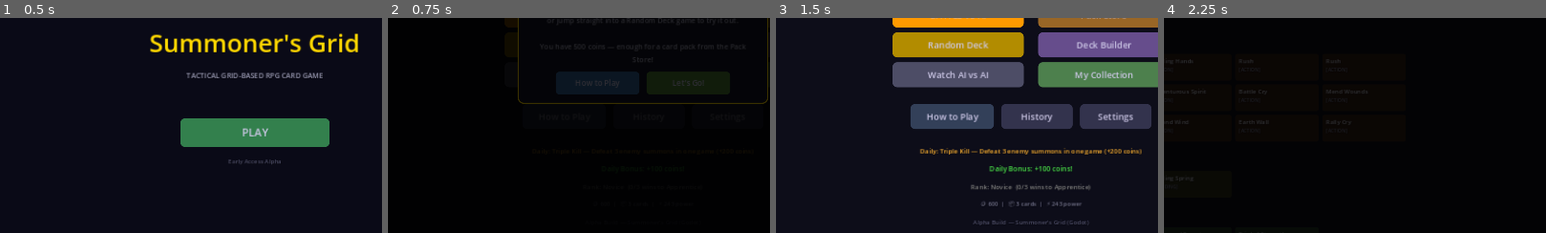
Above: before the commit, frames 1-4 (left to right).
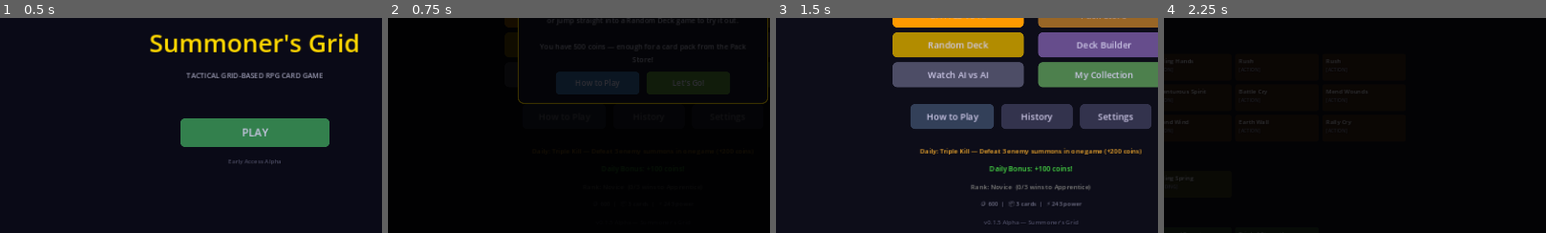
Above: after the commit, the same moments.

Repository: look-itsaxiom/summoners-grid
Game: Godot game, scene res://scenes/login.tscn
The game is run twice, just before and just after one commit, with the same random seed, the same clock (stepped at 60 frames per second) and the same inputs.
Inputs:
- Up to frame 1 (0.5 s): no input
- Up to frame 2 (0.75 s): click "PLAY" at 0.5 s
- Up to frame 3 (1.5 s): click "Let's Go!" at 1.25 s
- Up to frame 4 (2.25 s): click "BATTLE VS AI" at 2 s
The pictures show only the part of the screen within x 17-67%, y 40-90%; the shares and areas given below are measured in that part.

Frame 1 is identical in both runs. In frame 3, 0.2% of the frame differs, in the area x 51-82%, y 94-97%; in frame 4, nothing differs.

Commit message:
polish: version display from project settings + bump to v0.1.5
Menu now reads version from project.godot instead of hardcoded string.
Shows "v0.1.5 Alpha — Summoner's Grid". Bumped project version.

Co-Authored-By: Claude Opus 4.6 (1M context) <noreply@anthropic.com>

Diff:
--- a/godot/project.godot
+++ b/godot/project.godot
@@ -9,11 +9,13 @@
 
 config/name="Summoner's Grid"
 config/description="Tactical grid-based RPG card game"
-config/version="0.1.0"
+config/version="0.1.5"
 config/features=PackedStringArray("4.3")
 config/icon="res://assets/icon.png"
 
 [autoload]
+
+
 
 DailyChallenge="*res://scripts/engine/daily_challenge.gd"
 
--- a/godot/scripts/ui/main_menu_screen.gd
+++ b/godot/scripts/ui/main_menu_screen.gd
@@ -188,7 +188,8 @@
 
 	# Version
 	var version := Label.new()
-	version.text = "Alpha Build — Summoner's Grid (Godot)"
+	var ver_str: String = ProjectSettings.get_setting("application/config/version", "0.0.0")
+	version.text = "v%s Alpha — Summoner's Grid" % ver_str
 	version.add_theme_font_size_override("font_size", 10)
 	version.add_theme_color_override("font_color", Color(0.3, 0.3, 0.4))
 	version.horizontal_alignment = HORIZONTAL_ALIGNMENT_CENTER
